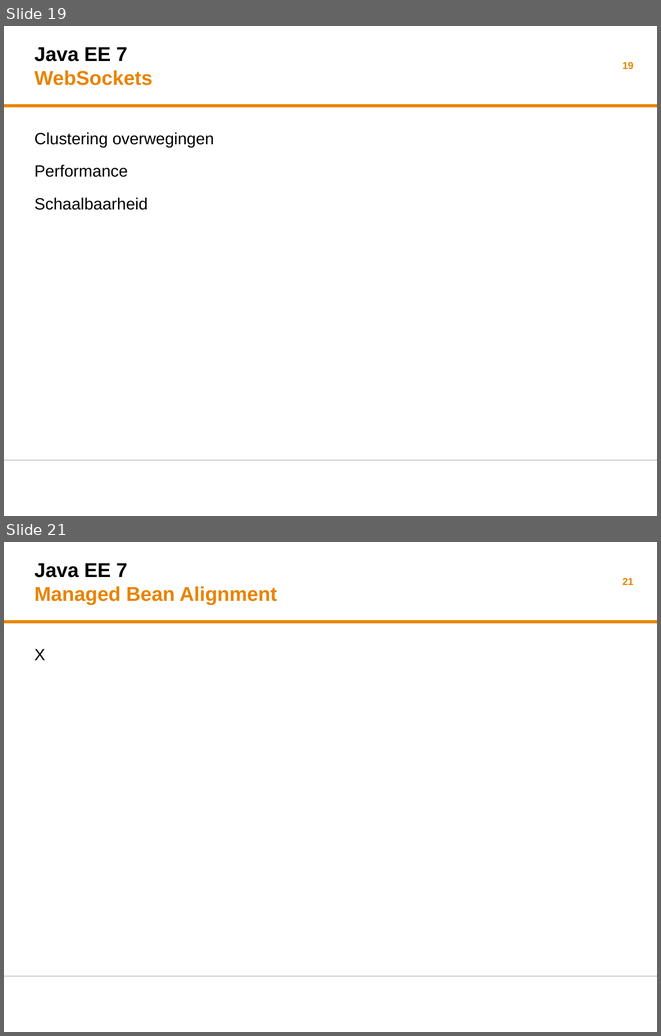
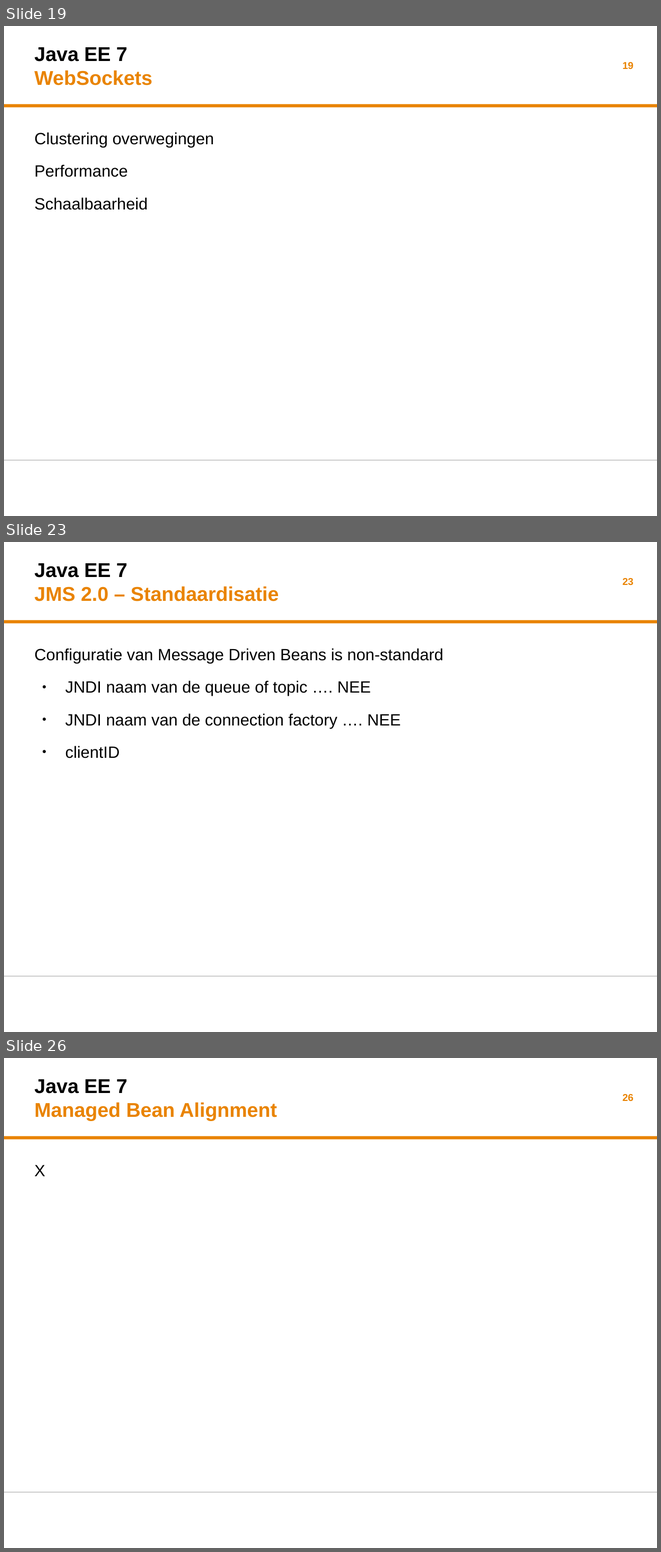
Before and after one commit to martijnblankestijn/javaee7, a slide deck: presentatie/specialmeeting-java-ee-7v2.odp. Shown one above the other, each under a label of ours: slides 19 and 21 before the commit, slides 19, 23 and 26 after it; the slides between them are not shown. The pictures are 661x1036 and 661x1552 pixels, drawn with LibreOffice and Linux fonts; fonts in the diff are those of the drawing; background and template pictures are left out. Boxes give left, top, right and bottom in pixels: in the first picture for what was removed or moved away, otherwise in the second. Text is boxed around its words. In the diff, an @@ line names an element or a change of style, - is before the commit and + after.

Commit message:
poisonous message en add van gemiste files

```diff
--- a/presentatie/specialmeeting-java-ee-7v2.odp
+++ b/presentatie/specialmeeting-java-ee-7v2.odp
@@ slide 23 added at box(4, 542, 657, 1032), background #FFFFFF; not listed: 2 template elements that a slide beside it also shows @@
@@ title added at box(34, 563, 279, 601), 22 pt, text #E98300, bold @@
+Java EE 7
+JMS 2.0 – Standaardisatie
@@ page number added at box(623, 578, 634, 585), 11 pt, text #E98300, bold @@
+23
@@ text added at box(34, 648, 443, 758), 18 pt, text #000000 @@
+Configuratie van Message Driven Beans is non-standard
+● JNDI naam van de queue of topic …. NEE
+● JNDI naam van de connection factory …. NEE
+● clientID
@@ what was slide 21 is now slide 26 @@
@@ page number at box(623, 1094, 634, 1101): text changed @@
-21
+26
```
Also in this commit, not shown: 1 slide changed, 4 other slides added, 7 other files.
